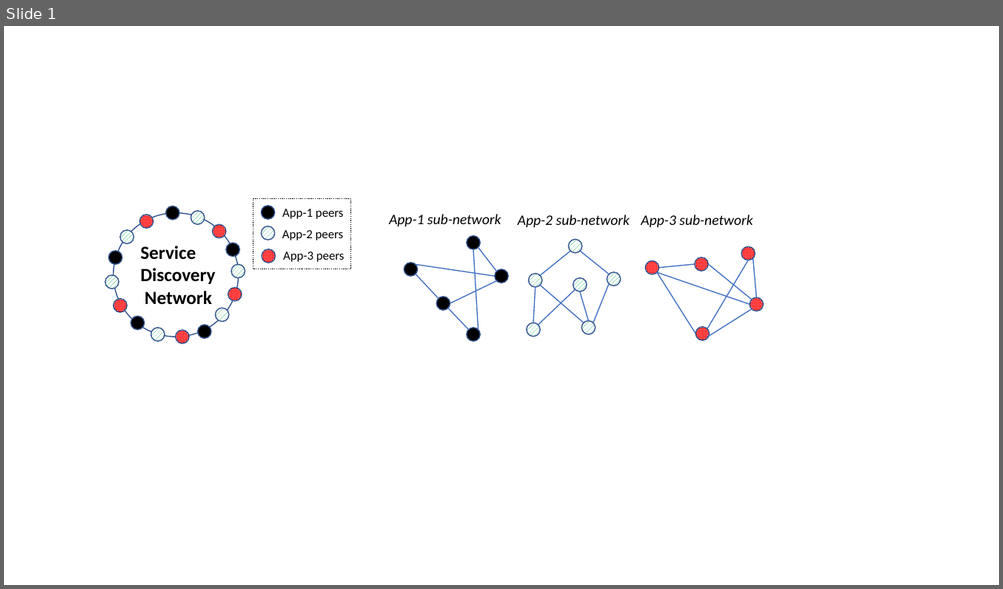
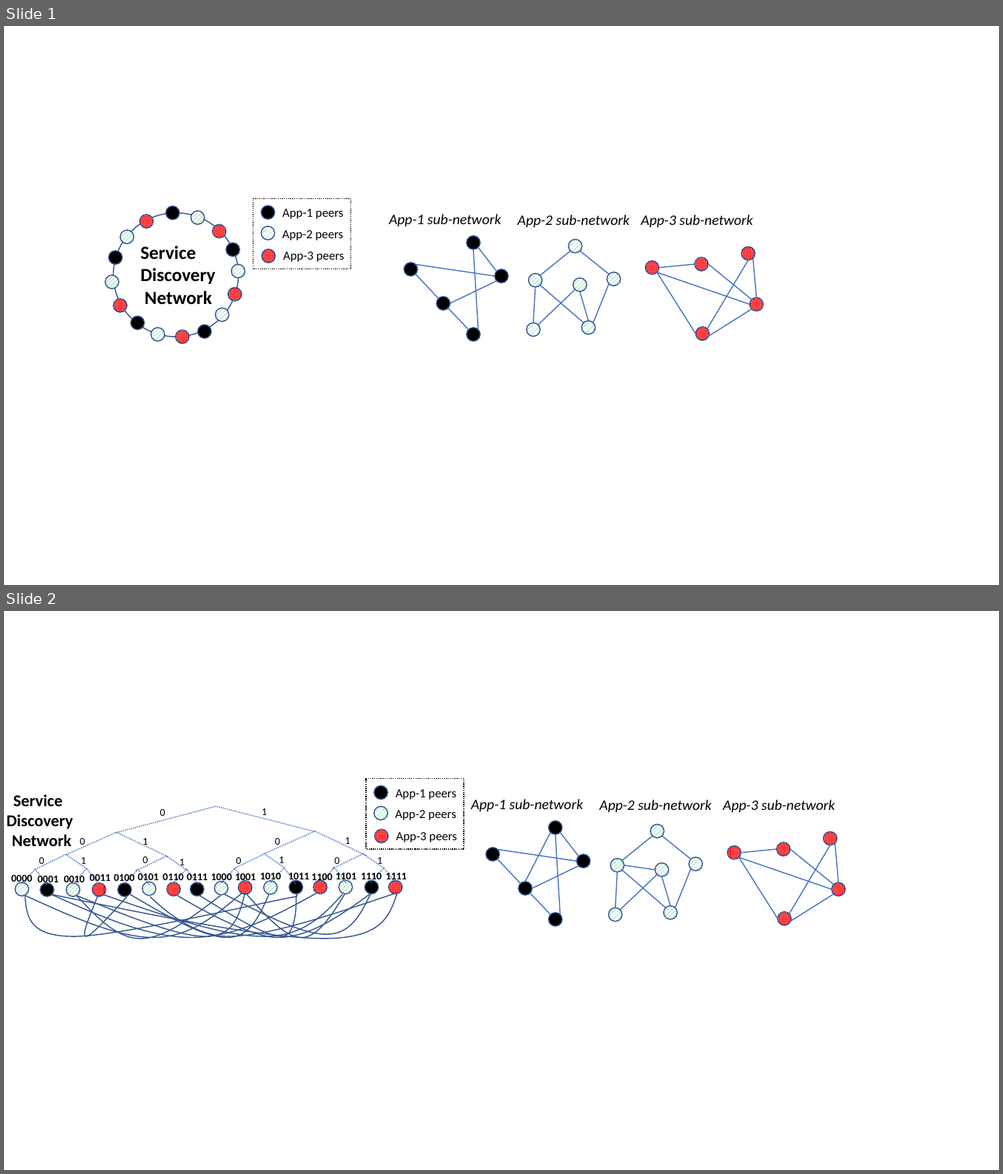
Before and after one commit to sambacha/service-discovery-paper, a slide deck: img/subnetwork-source.pptx. Shown one above the other, each under a label of ours: slide 1 before the commit, slides 1 and 2 after it. The pictures are 1003x589 and 1003x1174 pixels, drawn with LibreOffice and Linux fonts; fonts in the diff are those of the drawing. Boxes give left, top, right and bottom in pixels: in the first picture for what was removed or moved away, otherwise in the second. Text is boxed around its words. In the diff, an @@ line names an element or a change of style, - is before the commit and + after.

```diff
--- a/img/subnetwork-source.pptx
+++ b/img/subnetwork-source.pptx
@@ slide 2 added at [4,611,999,1170], background #FFFFFF @@
@@ group added at [366,779,464,850]: 3 ellipses, 3 texts, 1 rectangle @@
+App-1 peers
+App-2 peers
+App-3 peers
@@ text added at [6,795,73,846], 16 pt, text #000000, bold @@
+Service
+Discovery
+Network
@@ group added at [471,799,845,926]: 20 lines, 16 ellipses, 3 texts @@
+App-1 sub-network
+App-2 sub-network
+App-3 sub-network
@@ line added from (526, 882) to (550, 832), #4472C4 1 pt @@
@@ group added at [11,806,407,897]: 30 lines, 30 texts, 16 ellipses @@
+0
+1
+0
+1
+0
+1
+0
+1
+0
+1
+0
+1
+0
+1
+0000
+0001
+0010
+0011
+0100
+0101
+0110
+0111
+1000
+1001
+1010
+1011
+1100
+1101
+1110
+1111
@@ line added from (654, 870) to (624, 866), #4472C4 1 pt @@
@@ freeform shape added at [25,894,242,938], outline #325491 1 pt @@
@@ freeform shape added at [25,894,297,937], outline #325491 1 pt @@
@@ freeform shape added at [51,894,316,938], outline #325491 1 pt @@
@@ freeform shape added at [51,894,396,940], outline #325491 1 pt @@
@@ freeform shape added at [77,894,244,937], outline #325491 1 pt @@
@@ freeform shape added at [77,896,220,940], outline #325491 1 pt @@
@@ freeform shape added at [85,897,127,937], outline #325491 1 pt @@
@@ freeform shape added at [102,894,342,937], outline #325491 1 pt @@
@@ freeform shape added at [130,894,269,938], outline #325491 1 pt @@
@@ freeform shape added at [151,894,395,937], outline #325491 1 pt @@
@@ freeform shape added at [177,894,370,938], outline #325491 1 pt @@
@@ freeform shape added at [225,894,371,935], outline #325491 1 pt @@
@@ freeform shape added at [247,894,344,938], outline #325491 1 pt @@
```
Also in this commit, not shown: 1 other file.
